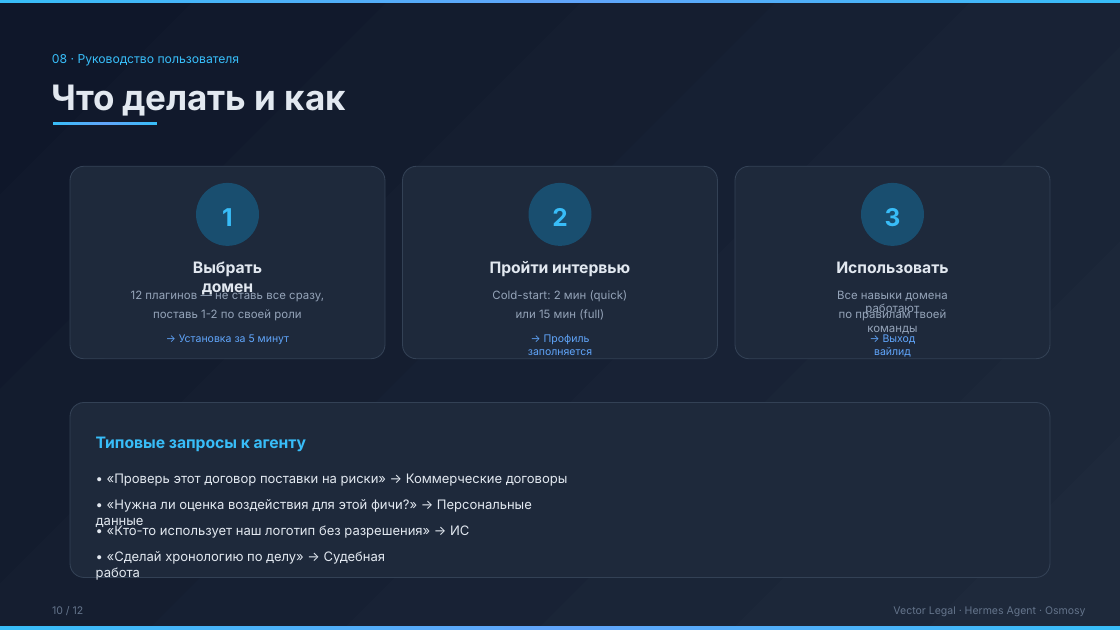
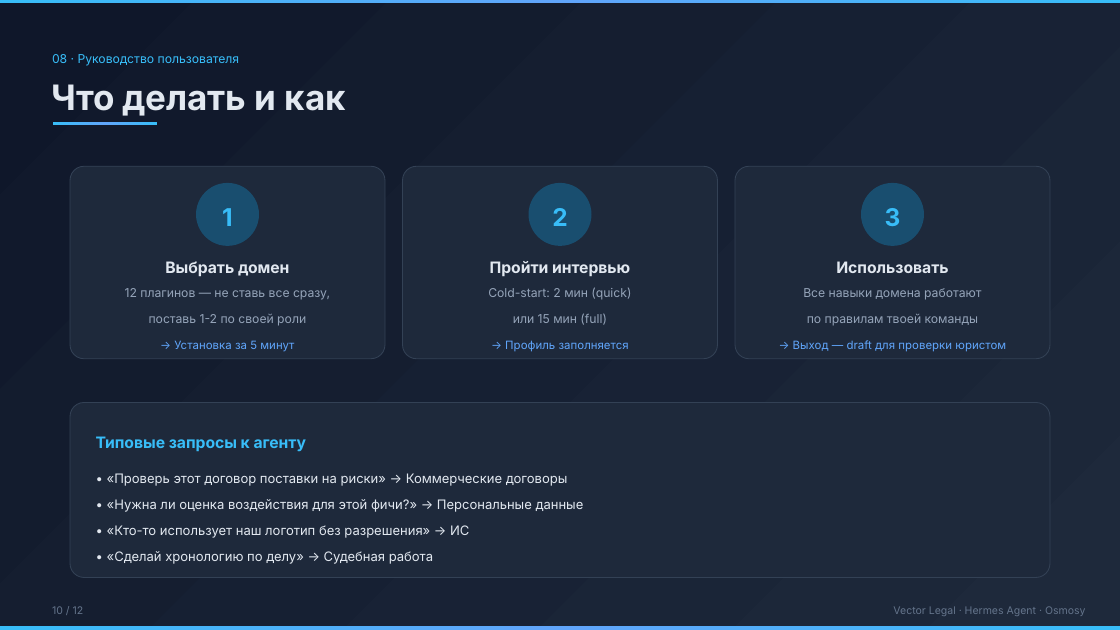
Before and after one commit to Osmosy/vector-legal, a slide deck: slide 10 of vector-legal-presentation.pptx. Drawn at 1120x630 pixels with LibreOffice and Linux fonts; fonts in the diff are those of the drawing. Boxes give left, top, right and bottom in pixels: in the first picture for what was removed or moved away, otherwise in the second. Text is boxed around its words. In the diff, an @@ line names an element or a change of style, - is before the commit and + after.

Commit message:
Презентация: фикс наложений шрифтов (кириллица в estimate_text_width), редизайн обложки (high-end), увеличены мелкие шрифты, слайд 10 раздвинут
- Inter установлен системно (был фолбэк с другими метриками)
- 'РФ' на обложке больше не переносится (Р/Ф в одну строку)
- Слайд 10: 'работают' не наезжает на 'по правилам твоей команды'
- Мелкие шрифты 13->14, 12->13px по всем слайдам
- 0 пересечений текстовых фреймов (проверено рендером LibreOffice)

```diff
--- a/vector-legal-presentation.pptx
+++ b/vector-legal-presentation.pptx
@@ text "Выбрать домен" rewrapped from [193, 261, 262, 296] to [165, 261, 289, 277] @@
@@ text "Все навыки домена работают": place and size @@
-text "Все навыки домена работают" at [837, 291, 947, 316]
+text "Все навыки домена работают" at [803, 288, 981, 300]
@@ size 9.8 to 10.5 pt in 6 elements at [488, 287, 631, 300], [513, 313, 606, 325], [125, 288, 330, 300], [803, 288, 981, 300], [149, 314, 306, 326], [807, 314, 978, 326] @@
@@ text "по правилам твоей команды": place and size @@
-text "по правилам твоей команды" at [839, 308, 917, 335]
+text "по правилам твоей команды" at [807, 314, 978, 326]
@@ text "→ Установка за 5 минут" at [174, 340, 294, 352]: size 9 to 9.8 pt @@
@@ text "→ Профиль заполняется" at [505, 340, 629, 352]: size 9 to 9.8 pt @@
@@ text "→ Профиль заполняется": place and size @@
-text "→ Профиль заполняется" at [528, 334, 592, 355]
+text "→ Профиль заполняется" at [505, 340, 629, 352]
@@ text at [793, 340, 1006, 352]: text changed; size 9 to 9.8 pt @@
-→ Выход вайлид
+→ Выход — draft для проверки юристом
@@ text "• «Нужна ли оценка воздействия ..." rewrapped from [96, 499, 532, 528] to [107, 499, 584, 512] @@
@@ text "• «Сделай хронологию по делу» ..." rewrapped from [96, 551, 386, 580] to [107, 551, 433, 564] @@
```
Also in this commit, not shown: 11 other slides changed.
